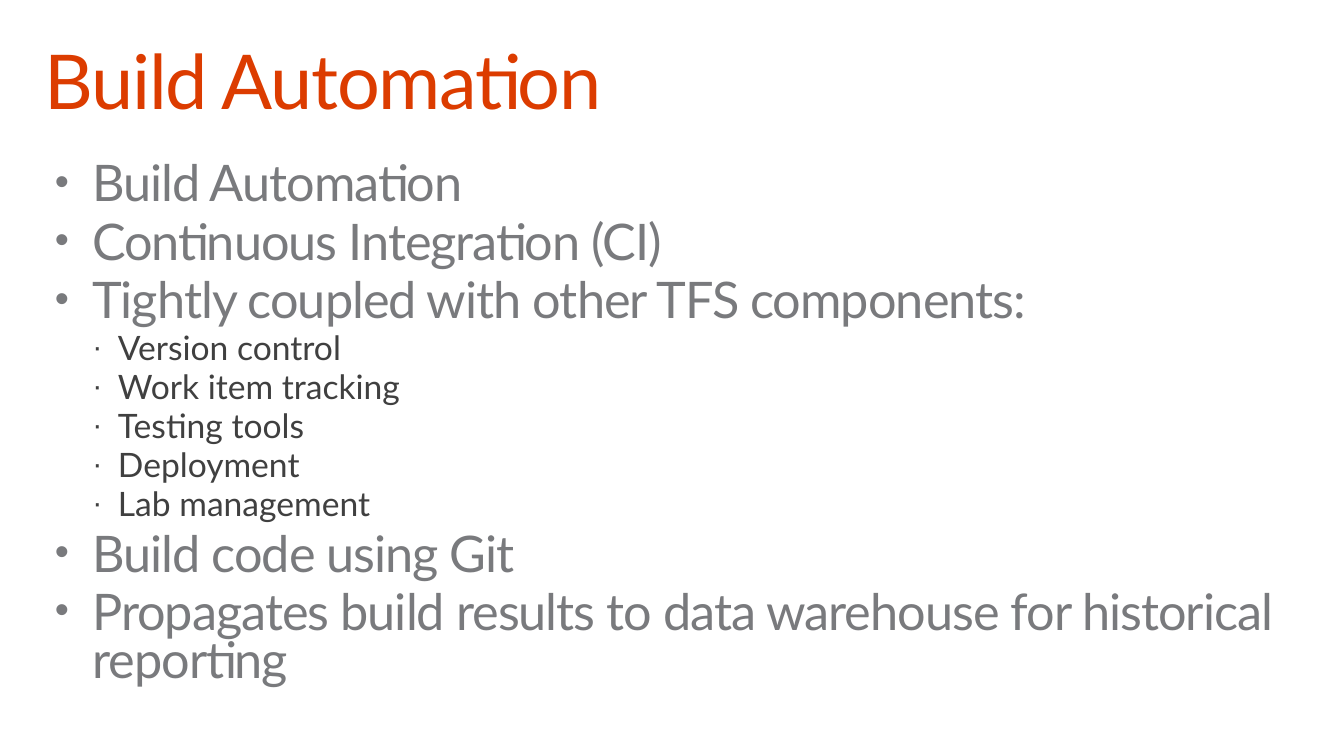
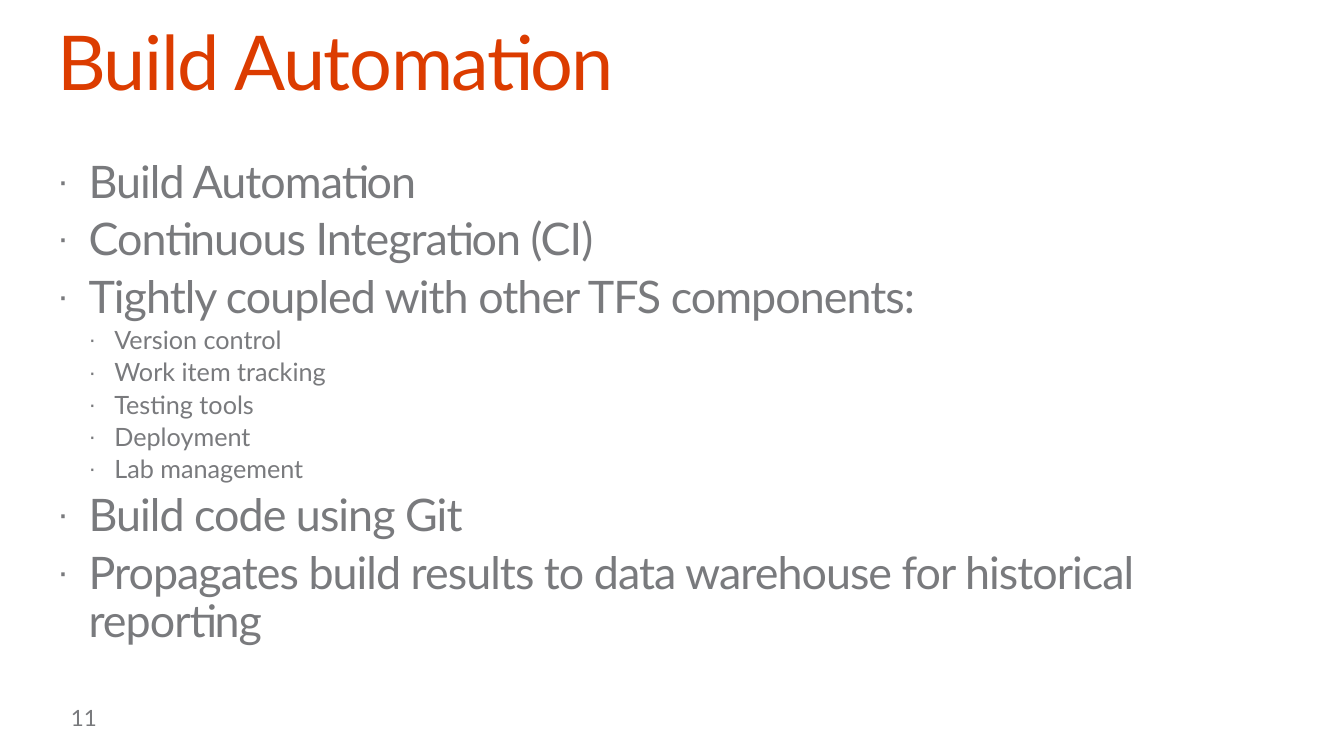
Before and after one commit to OfficeDev/TrainingContent, a slide deck: slide 11 of O3652-8 App Lifecycle Management/O3652-8 App Lifecycle Management.pptx. Drawn at 1344x756 pixels with LibreOffice and Linux fonts; fonts in the diff are those of the drawing; background and template pictures are left out. Boxes give left, top, right and bottom in pixels: in the first picture for what was removed or moved away, otherwise in the second. Text is boxed around its words. In the diff, an @@ line names an element or a change of style, - is before the commit and + after.

```diff
--- a/O3652-8 App Lifecycle Management/O3652-8 App Lifecycle Management.pptx
+++ b/O3652-8 App Lifecycle Management/O3652-8 App Lifecycle Management.pptx
@@ title "Build Automation": place and size @@
-title "Build Automation" at box(45, 53, 601, 110)
+title "Build Automation" at box(57, 34, 613, 91)
@@ title "Build Automation" at box(57, 34, 613, 91): vertical alignment bottom to top @@
@@ text "Build Automation" at box(89, 165, 1134, 645): size 36 to 32 pt in "Build Automation", "Continuous Integration (CI)", "Tightly coupled with other TFS components:", "Build code using Git" and 1 more places; size 24 to 18 pt, text colour #404040 to #797A7D in "Version control", "Work item tracking", "Testing tools", "Deployment" and 1 more places; bullet • to ·; line spacing 0.8 to 0.9; indent changed; less space between paragraphs @@
@@ text "Microsoft Corporation": place and size @@
-text "Microsoft Corporation" at box(390, 714, 928, 754)
+text "Microsoft Corporation" at box(10, 722, 116, 726)
@@ text "Microsoft Corporation" at box(10, 722, 116, 726): alignment centre to left; vertical alignment middle to top @@
@@ page number: place and size @@
-page number at box(0, 714, 90, 754)
+page number at box(71, 710, 97, 726)
@@ page number at box(71, 710, 97, 726): size 12 to 16 pt, text colour #FFFFFF to #797A7D; alignment centre to left @@
```
Also in this commit, not shown: 10 other slides changed, 2 slides added, 2 slides removed.
